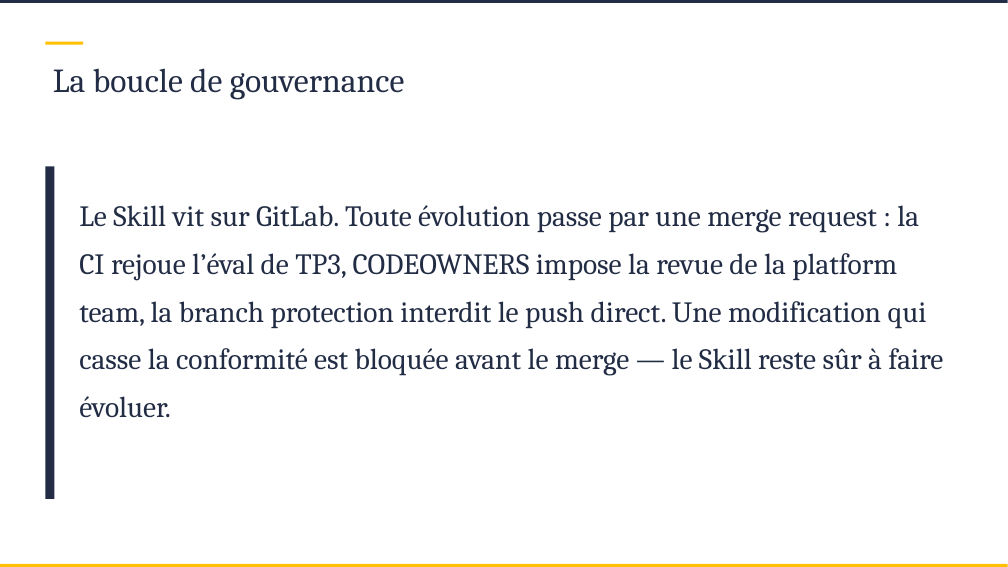
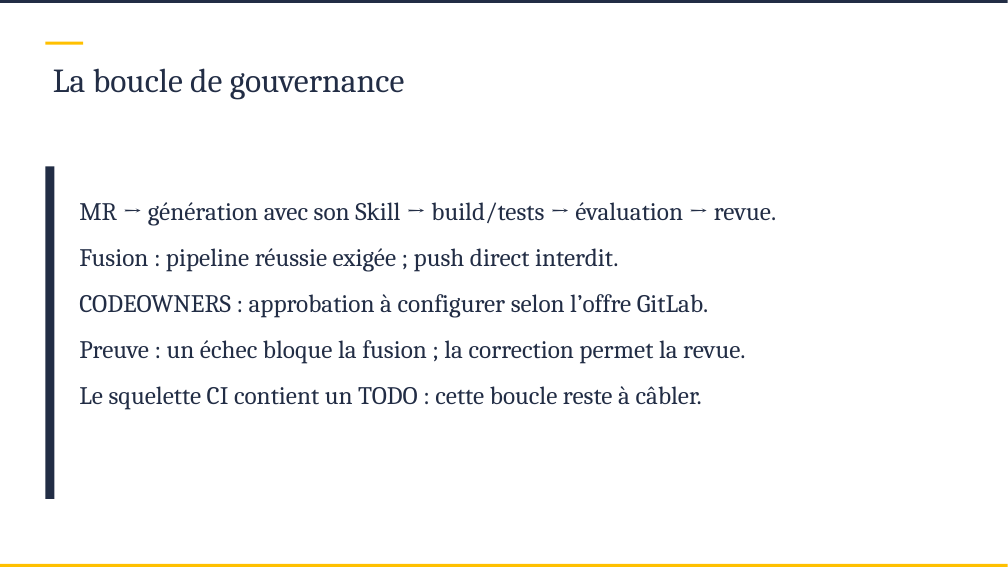
Before and after one commit to SCIAM-FR/formation-ia, a slide deck: slide 46 of slides/Support_formation_SCIAM.pptx. Drawn at 1008x567 pixels with LibreOffice and Linux fonts; fonts in the diff are those of the drawing; background and template pictures are left out. Boxes give left, top, right and bottom in pixels: in the first picture for what was removed or moved away, otherwise in the second. Text is boxed around its words. In the diff, an @@ line names an element or a change of style, - is before the commit and + after.

```diff
--- a/slides/Support_formation_SCIAM.pptx
+++ b/slides/Support_formation_SCIAM.pptx
@@ text at bbox=[79, 202, 776, 410]: text changed; size 28 to 24 pt @@
-Le Skill vit sur GitLab. Toute évolution passe par une merge request : la CI rejoue l’éval de TP3, CODEOWNERS impose la revue de la platform team, la branch protection interdit le push direct. Une modification qui casse la conformité est bloquée avant le merge — le Skill reste sûr à faire évoluer.
+MR → génération avec son Skill → build/tests → évaluation → revue.
+Fusion : pipeline réussie exigée ; push direct interdit.
+CODEOWNERS : approbation à configurer selon l’offre GitLab.
+Preuve : un échec bloque la fusion ; la correction permet la revue.
+Le squelette CI contient un TODO : cette boucle reste à câbler.
```
Also in this commit, not shown: 8 other slides changed, 11 other files.
